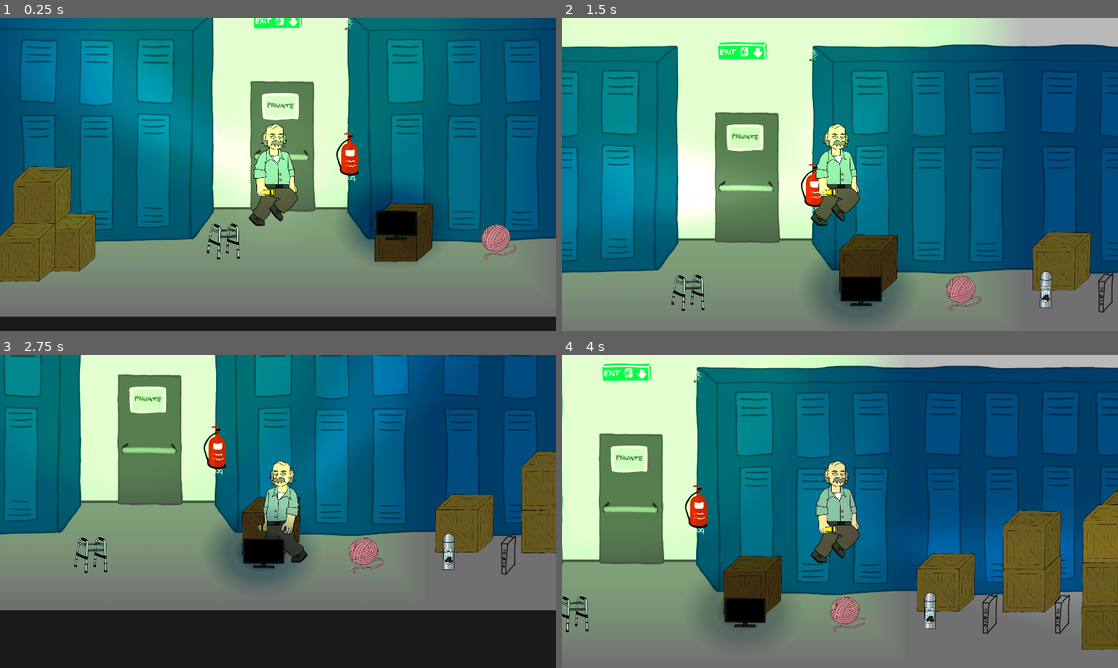
Above: before the commit, frames 1-4 (two rows, left to right).
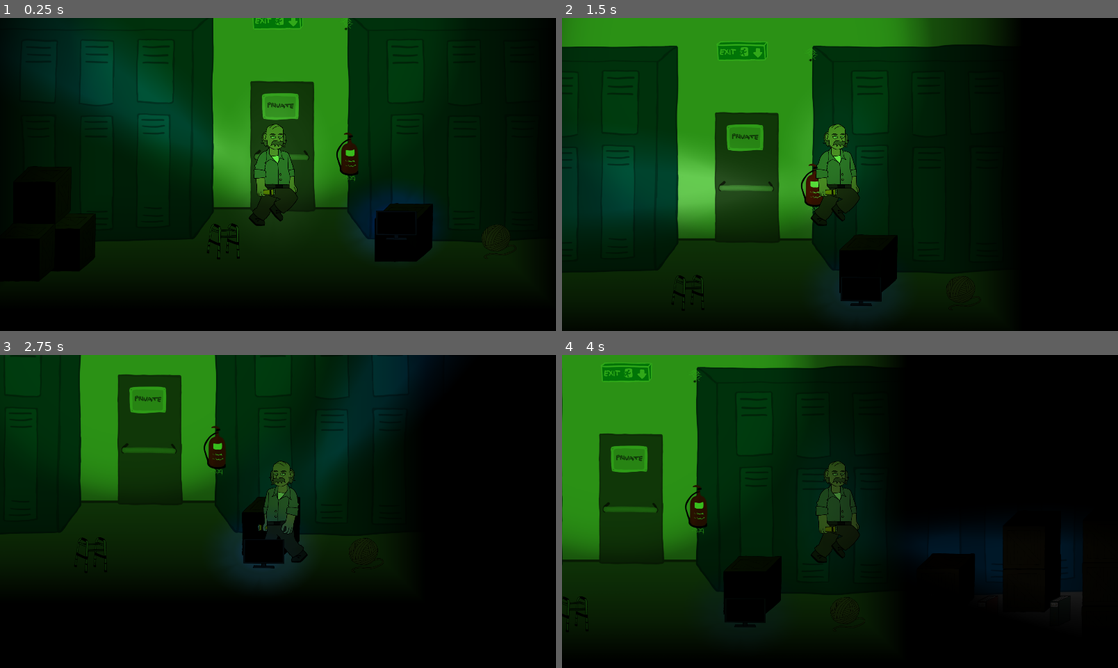
Above: after the commit, the same moments.

Repository: lennovative/ggj21
Game: Godot game, scene res://Scenes/Level.tscn
Same seed, same stepped clock (60 frames per second), same inputs: the game is played once before the commit and once after it. This scene is started directly instead of the project's main scene. Sound files missing from this copy of the repository are replaced by a short silence.
Inputs (mouse positions are in pixels of both pictures, inside the frame that each line leads up to):
- Up to frame 1 (0.25 s): no input
- Up to frame 2 (1.5 s): tap Q (door) at 0.5, 1.25 s; move the mouse to (962, 158) at 0.52 s; hold D (right_button) from 0.53 s (still down); tap E (collect) at 0.6 s; tap Space (jump_button) at 0.77 s; move the mouse to (728, 190) at 1.27 s; tap F (deliver) at 1.35 s
- Up to frame 3 (2.75 s): tap Space (jump_button) at 1.52 s; move the mouse to (333, 442) at 2.02 s; release D (right_button) at 2.03 s; hold A (left_button) from 2.03 s (still down); tap Q (door) at 2.1 s
- Up to frame 4 (4 s): move the mouse to (812, 574) at 2.77 s; release A (left_button) at 2.78 s; hold D (right_button) from 2.78 s (still down); tap E (collect) at 2.85 s; tap Space (jump_button) at 3.02, 3.77 s; move the mouse to (1006, 558) at 3.52 s; tap F (deliver) at 3.6 s

The runs differ from the first frame. In frame 1, 99% of the frame differs, in the area x 0-100%, y 0-100%; in frame 2, 99%; in frame 3, 99%; in frame 4, 99%.
Error in both runs: Invalid get index 'current_item' (on base: 'null instance'). (res://Scripts/Player.gd:76)

Commit message:
Fixed Items
fixed item book
fixed item magazine

Diff:
--- a/Scenes/Items/item_book_blue.tscn
+++ b/Scenes/Items/item_book_blue.tscn
@@ -1,8 +1,7 @@
 [gd_scene load_steps=2 format=2]
 
-[ext_resource path="res://Assets/Graphics/items/item_book.png" type="Texture" id=1]
+[ext_resource path="res://Assets/Graphics/items/item_book_blue.png" type="Texture" id=1]
 
 [node name="item_book_blue" type="Sprite"]
-modulate = Color( 0.219608, 0.309804, 0.905882, 1 )
 scale = Vector2( 0.5, 0.5 )
 texture = ExtResource( 1 )
--- a/Scenes/Items/item_book_green.tscn
+++ b/Scenes/Items/item_book_green.tscn
@@ -1,8 +1,7 @@
 [gd_scene load_steps=2 format=2]
 
-[ext_resource path="res://Assets/Graphics/items/item_book.png" type="Texture" id=1]
+[ext_resource path="res://Assets/Graphics/items/item_book_green.png" type="Texture" id=1]
 
 [node name="item_book_green" type="Sprite"]
-modulate = Color( 0.180392, 0.784314, 0.160784, 1 )
 scale = Vector2( 0.5, 0.5 )
 texture = ExtResource( 1 )
--- a/Scenes/Items/item_book_red.tscn
+++ b/Scenes/Items/item_book_red.tscn
@@ -1,8 +1,7 @@
 [gd_scene load_steps=2 format=2]
 
-[ext_resource path="res://Assets/Graphics/items/item_book.png" type="Texture" id=1]
+[ext_resource path="res://Assets/Graphics/items/item_book_red.png" type="Texture" id=1]
 
 [node name="item_book_red" type="Sprite"]
-modulate = Color( 0.737255, 0.0941176, 0.0941176, 1 )
 scale = Vector2( 0.5, 0.5 )
 texture = ExtResource( 1 )
--- a/Scenes/Level.tscn
+++ b/Scenes/Level.tscn
@@ -186,7 +186,6 @@
 shape = SubResource( 1 )
 
 [node name="CanvasModulate" type="CanvasModulate" parent="."]
-visible = false
 color = Color( 0, 0, 0, 1 )
 
 [node name="Bounds" type="Node2D" parent="."]
Binary file removed: Assets/Graphics/items/item_book.png
Binary file added: Assets/Graphics/items/item_book_blue.png
Binary file added: Assets/Graphics/items/item_book_green.png
Binary file added: Assets/Graphics/items/item_book_red.png
Binary file changed: Assets/Graphics/items/item_magazine.png
Not shown: 3 places in default_bus_layout.tres that only renumber resources
